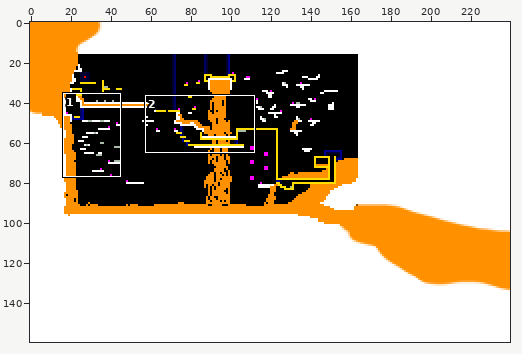
Sprite sheet, stored at core/assets/levels/level6.png. Above: a wide view before the commit, with the close-up outlined.
Close-up. Old version:
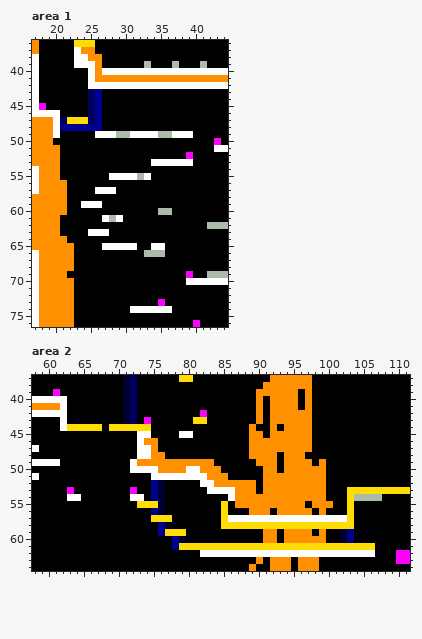
The file is 240x160 pixels. Colours within 5 levels of each other are drawn and written as one. Shown: area 1: x 17..44, y 36..76; area 2: x 58..111, y 37..64.
After the commit:
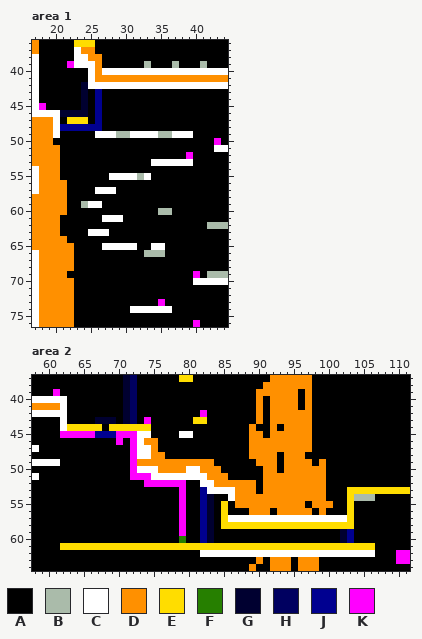
Palette (. is transparent): A #000000  B #aabbaa  C #ffffff  D #ff9000  E #ffdd00  F #267f00  G #000030  H #000060  J #000090  K #ff00ff
From old to new:
Area 1:
Colour C becomes colour A in row 70 at x 39.
Colour H becomes colour A in rows 43 to 46 at x 25; in row 47 at x 21 and 25.
Colour K becomes colour A in row 69 at x 39.
Colour C becomes colour B in row 59 at x 24.
Colour B becomes colour C in row 61 at x 28.
Colour A becomes colour G in rows 42 to 45 at x 24; in row 46 at x 21 to 24.
Colour A becomes colour K in row 39 at x 22; in row 69 at x 40.
Area 2:
Colour B becomes colour A in row 54 at x 107.
Colour C becomes colour A in row 54 at x 63 to 64 and 72 to 73.
Colour D becomes colour A in row 59 at x 91 to 92, 94 to 97 and 99; in row 60 at x 91 to 92 and 94 to 99.
Colour E becomes colour A in row 55 at x 73 to 75; in row 57 at x 75 to 77; in row 59 at x 77 to 78.
Colour G becomes colour A in rows 53 to 56 at x 76; in row 58 at x 77.
Colour J becomes colour A in rows 53 to 54 at x 75; in row 56 at x 75; in rows 58 to 59 at x 76; in row 60 at x 78.
Colour K becomes colour A in row 53 at x 63 and 72.
Colour A becomes colour E in row 61 at x 62 to 77.
Colour J becomes colour E in row 61 at x 78.
Colour G becomes colour F in row 60 at x 79.
Colour A becomes colour G in row 43 at x 67 to 69; in rows 54 to 60 at x 83.
Colour A becomes colour J in row 45 at x 67 to 69; in rows 53 to 60 at x 82.
Colour A becomes colour K in row 45 at x 62 to 66 and 70 to 72; in row 46 at x 70 and 72; in rows 47 to 48 at x 72; in row 51 at x 72 to 74; in row 52 at x 74 and 77 to 79; in rows 53 to 58 at x 79.
Colour C becomes colour K in rows 49 to 50 at x 72.
Colour E becomes colour K in row 59 at x 79.
Colour G becomes colour K in row 52 at x 76.
Colour J becomes colour K in row 52 at x 75.
Changed places in both close-ups, as pixel boxes (x1, y1, x2, y2):
changed: (60, 61, 95, 124)
changed: (81, 201, 116, 222)
changed: (186, 271, 200, 285)
changed: (60, 417, 214, 550)
changed: (375, 494, 382, 501)
changed: (263, 529, 326, 543)
